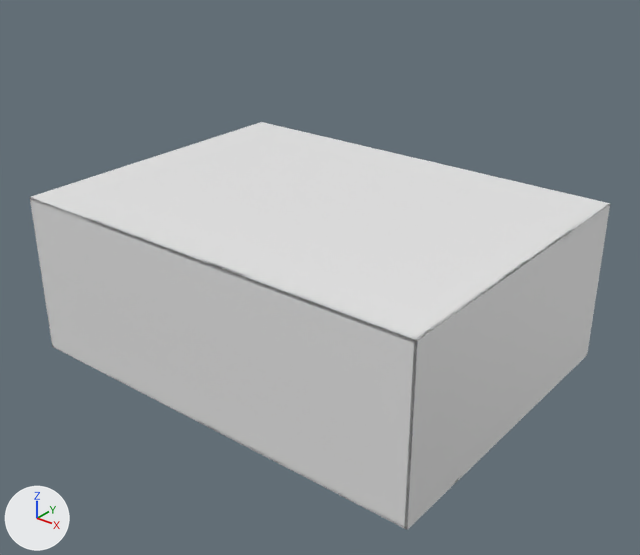
What one commit did to the FBX model Assets/Team Members/Yamil/Basement Scene.fbx.
The view is the same before and after, from a camera (50 mm lens) standing at (9.0, -11.18, 8.5) and looking at (0.14, -0.11, 1.63). Every picture has the same lights, and +X, +Y and +Z are marked at lower left. Where no turn or scale is listed for an object, it has been applied to the vertices. Vertices at the same position are counted once.

The first picture shows 'Back Wall', 'Ceiling', 'Floor', 'Front Wall', 'Right Wall'.
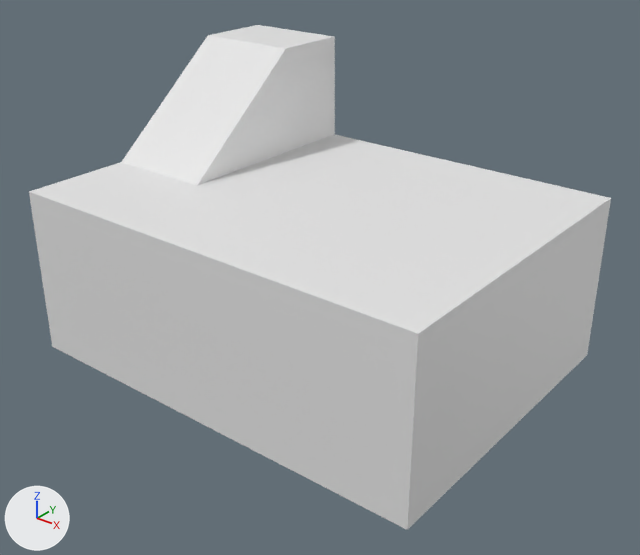
Where the change shows, as pixel boxes [x1, y1, x2, y2] in the pictures (640 x 555 px):
'Ceiling', reshaped, moved (41% taller)
    before: [31, 123, 609, 344]
    after: [29, 25, 611, 337]
'Front Wall', moved
    before: [30, 197, 418, 529]
    after: [29, 194, 420, 527]
'Right Wall', moved, rescaled
    before: [404, 204, 609, 530]
    after: [410, 202, 609, 524]
part 1 of me_cube_007, built on
    before: [31, 123, 608, 340]
    after: [29, 25, 610, 334]
part 2 of me_cube_002, built on
    before: [260, 122, 610, 204]

What the commit changed:
me_cube_002 is used by ob_back_wall; location (0.0, 2.97, 1.52).
me_cube_002 had 8 vertices, 6 faces and spanned x -4.0..4.0, y -0.03..0.03, z -1.5..1.5.
me_cube_002 now has 16 vertices, 12 faces and spans x -4.0..4.0, y -0.03..0.03, z -1.5..3.5.
Part 2, on me_cube_002:
3 faces are deleted.
8 vertices are added at x -3.95..-2.0, y -0.02..0.03, z 1.5..3.5.
9 new faces join them.
me_cube_007 is used by ob_ceiling; location (0.0, 0.0, 3.0).
me_cube_007 had 8 vertices, 6 faces and spanned x -4.0..4.0, y -3.0..3.0, z -0.03..0.03.
me_cube_007 now has 22 vertices, 16 faces and spans x -4.0..4.0, y -3.0..3.0, z -0.03..2.02.
me_cube_007 part 1: 1 vertex removed from x -4.0, y 3.0, z 0.02; 15 vertices added at x -4.0..-1.95, y -0.95..3.0, z -0.03..2.02.
Object 'Right Wall' (ob_right_wall) moves from (3.98, 0.0, 1.52) to (3.98, 0.0, 1.57).
Object 'Right Wall' (ob_right_wall) is rescaled from (1.0, 0.5, 0.00833) to (0.983, 0.5, 0.00833).
Object 'Ceiling' (ob_ceiling) moves from (0.0, 0.0, 3.0) to (0.0, 0.0, 3.1).
Object 'Front Wall' (ob_front_wall) moves from (0.0, -2.97, 1.52) to (0.0, -2.97, 1.58).
